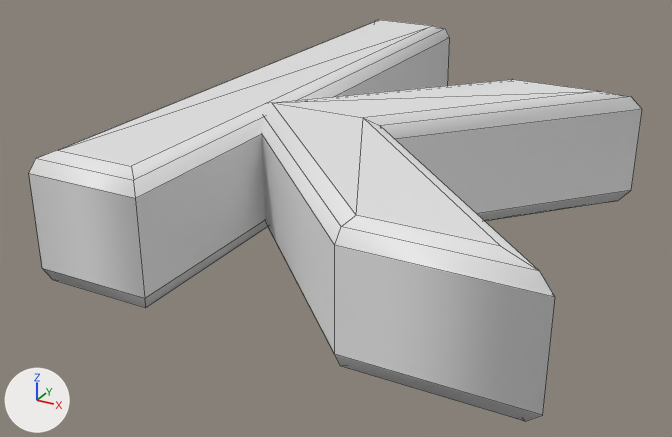
The FBX model Assets/Models/k.fbx, before and after one commit.
Both versions are drawn from a camera (50 mm lens) standing at (0.717, -1.176, 0.5) and looking at (-0.003, 0.132, -0.154). The axes (+X, +Y, +Z) are drawn at lower left. The lights are the same throughout. Mesh edges are drawn as thin lines. Vertices at the same position are counted once.

The scene before the commit, as lines of its bpy script (objects in view):
```python
me_text = bpy.data.meshes.new('Text')
me_text.from_pydata(...)  # 60 vertices, 62 faces; spans x 0.063..0.823, y -0.03..1.053, z -0.105..0.105
ob_text = bpy.data.objects.new('Text', me_text)
ob_text.location = (-0.322, -0.272, -0.046)
```
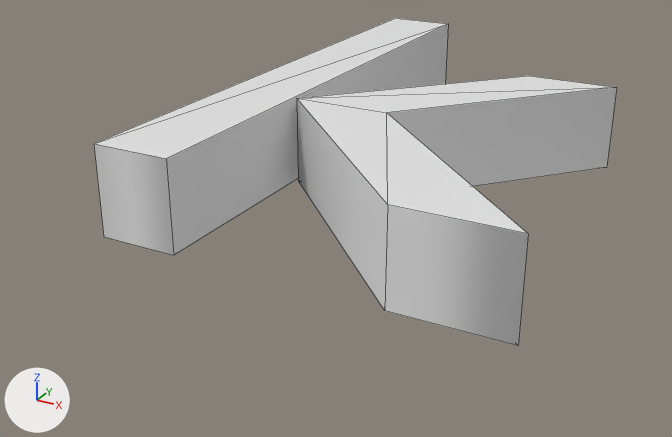
Where the change shows, as pixel boxes (x1, y1, x2, y2) in the pictures (672 x 437 px):
'Text', reshaped, moved (15% narrower, 18% shorter): before (29, 20, 642, 421); after (94, 18, 616, 346)
part 1 of me_text, added: after (94, 18, 448, 255)
part 2 of me_text, rebuilt (16% narrower, 21% shorter): before (262, 80, 642, 421); after (297, 76, 616, 346)
part 3 of me_text, deleted: before (29, 20, 450, 308)

What changed in the scene script:
```text
Change me_text:
    used by ob_text; location = (-0.322, -0.272, -0.046)
    remove me_text.from_pydata(...)  # 60 vertices, 62 faces; spans x 0.063..0.823, y -0.03..1.053, z -0.105..0.105
    add me_text.from_pydata(...)  # 20 vertices, 22 faces; spans x 0.093..0.75, y 0.0..1.023, z -0.075..0.075
    me_text part 1: a new loose piece, a box spanning x 0.093..0.227, y 0.0..1.023, z -0.075..0.075
    me_text part 2: the loose piece of 36 vertices spanning x 0.191..0.823, y -0.03..0.704, z -0.105..0.105 is rebuilt with 12 vertices and now spans x 0.233..0.75, y 0.0..0.674, z -0.075..0.075
    me_text part 3: the loose piece of 24 vertices spanning x 0.063..0.257, y -0.03..1.053, z -0.105..0.105 is deleted
Change ob_text:
    ob_text.location: (-0.322, -0.272, -0.046) -> (-0.31, -0.213, -0.022)
```
